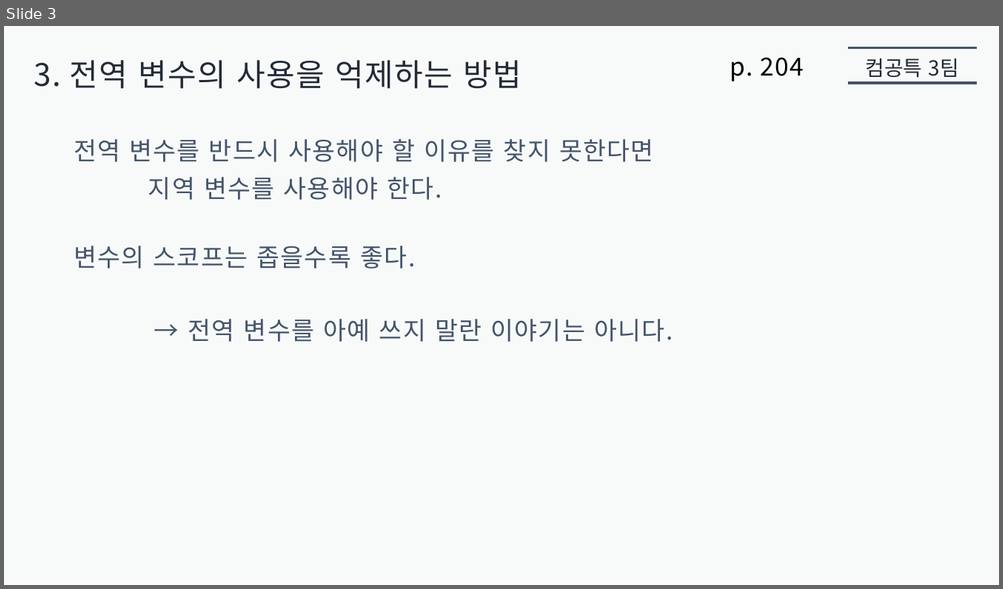
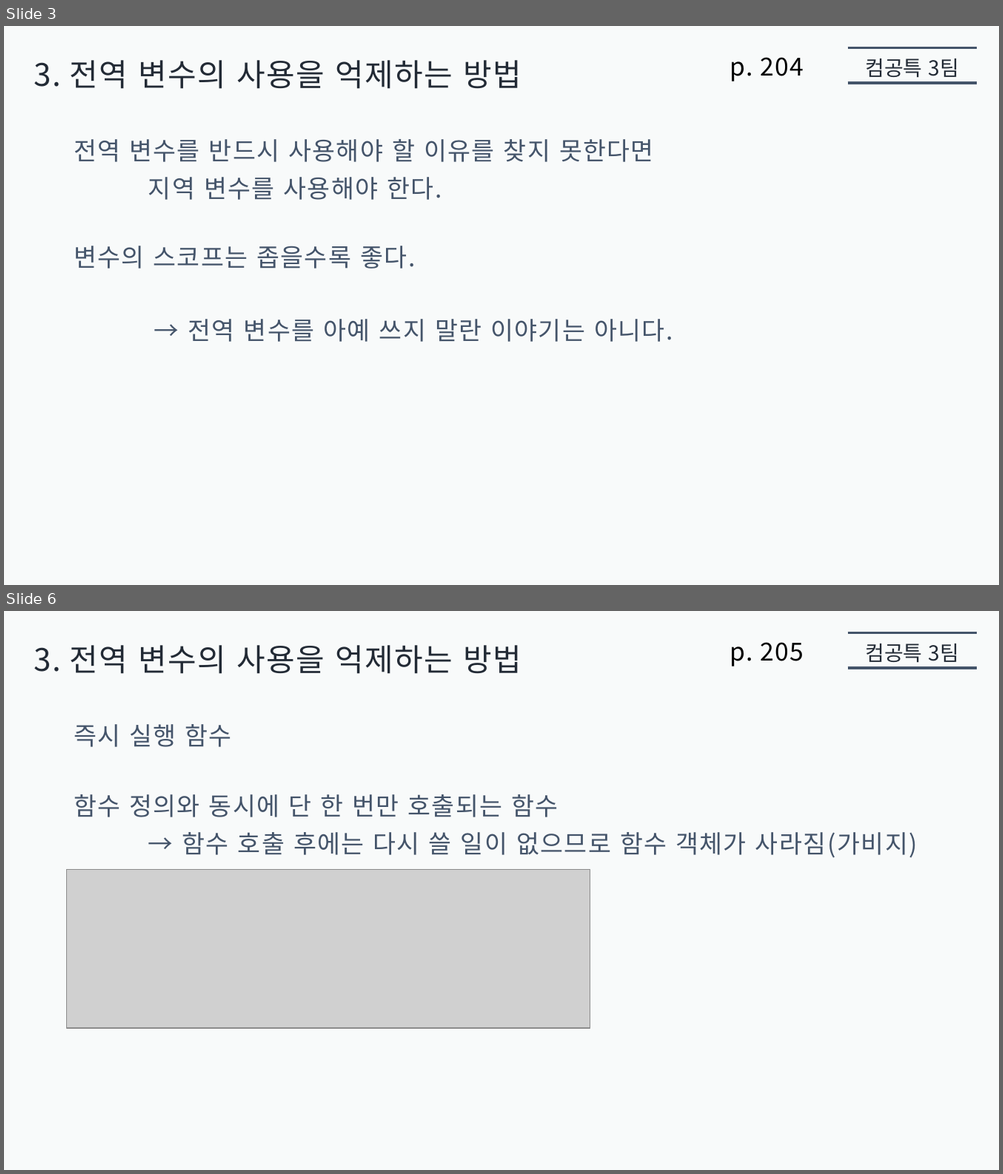
Before and after one commit to jaehoo1/Modern-JavaScript-Deep-Dive, a slide deck: 10. 전역 변수의 문제점/presentation10/jaehoo1/전역 변수의 문제점.pptx. Shown one above the other, each under a label of ours: slide 3 before the commit, slides 3 and 6 after it; the slides between them are not shown. The pictures are 1003x589 and 1003x1174 pixels, drawn with LibreOffice and Linux fonts; fonts in the diff are those of the drawing; grey boxes stand for pictures. Boxes give left, top, right and bottom in pixels: in the first picture for what was removed or moved away, otherwise in the second. Text is boxed around its words. In the diff, an @@ line names an element or a change of style, - is before the commit and + after.

```diff
--- a/10. 전역 변수의 문제점/presentation10/jaehoo1/전역 변수의 문제점.pptx
+++ b/10. 전역 변수의 문제점/presentation10/jaehoo1/전역 변수의 문제점.pptx
@@ slide 6 added at [4, 611, 999, 1170], background #F8FAFA @@
@@ line added from (848, 632) to (976, 632), #44546A 2.75 pt @@
@@ text added at [34, 645, 522, 674], 30 pt, text #222A35 @@
+3. 전역 변수의 사용을 억제하는 방법
@@ text added at [729, 642, 804, 667], 24 pt, text #000000 @@
+p. 205
@@ text added at [865, 644, 959, 662], 20 pt, text #222A35 @@
+컴공특 3팀
@@ line added from (848, 668) to (976, 668), #44546A 2.75 pt @@
@@ text added at [74, 724, 232, 747], 24 pt, text #44546A @@
+즉시 실행 함수
@@ text added at [74, 795, 558, 817], 24 pt, text #44546A @@
+함수 정의와 동시에 단 한 번만 호출되는 함수
@@ text added at [182, 832, 917, 858], 24 pt, text #44546A @@
+→ 함수 호출 후에는 다시 쓸 일이 없으므로 함수 객체가 사라짐(가비지)
@@ picture added at [66, 870, 589, 1029] @@
```
Also in this commit, not shown: 1 slide changed, 13 other slides added.
